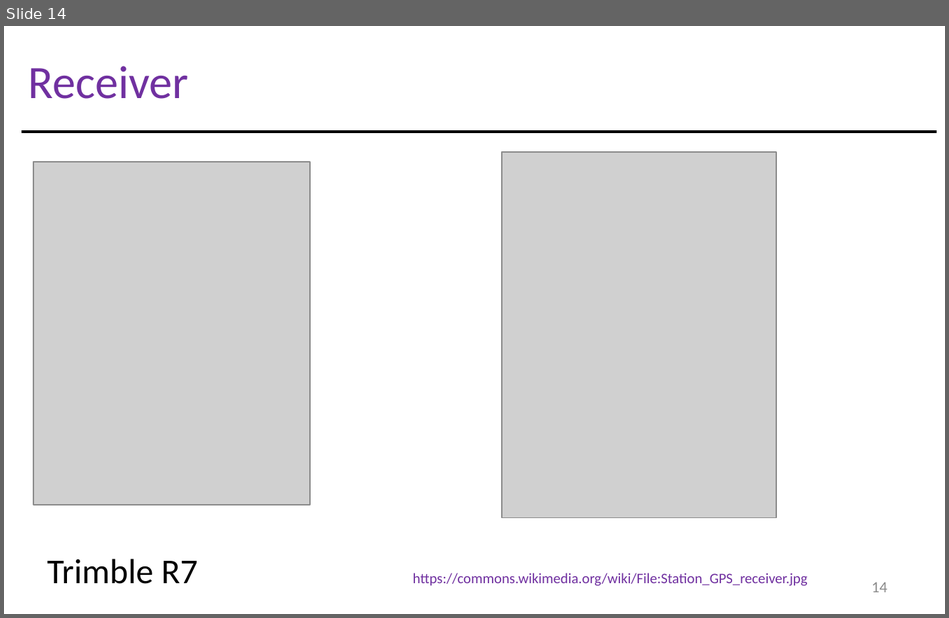
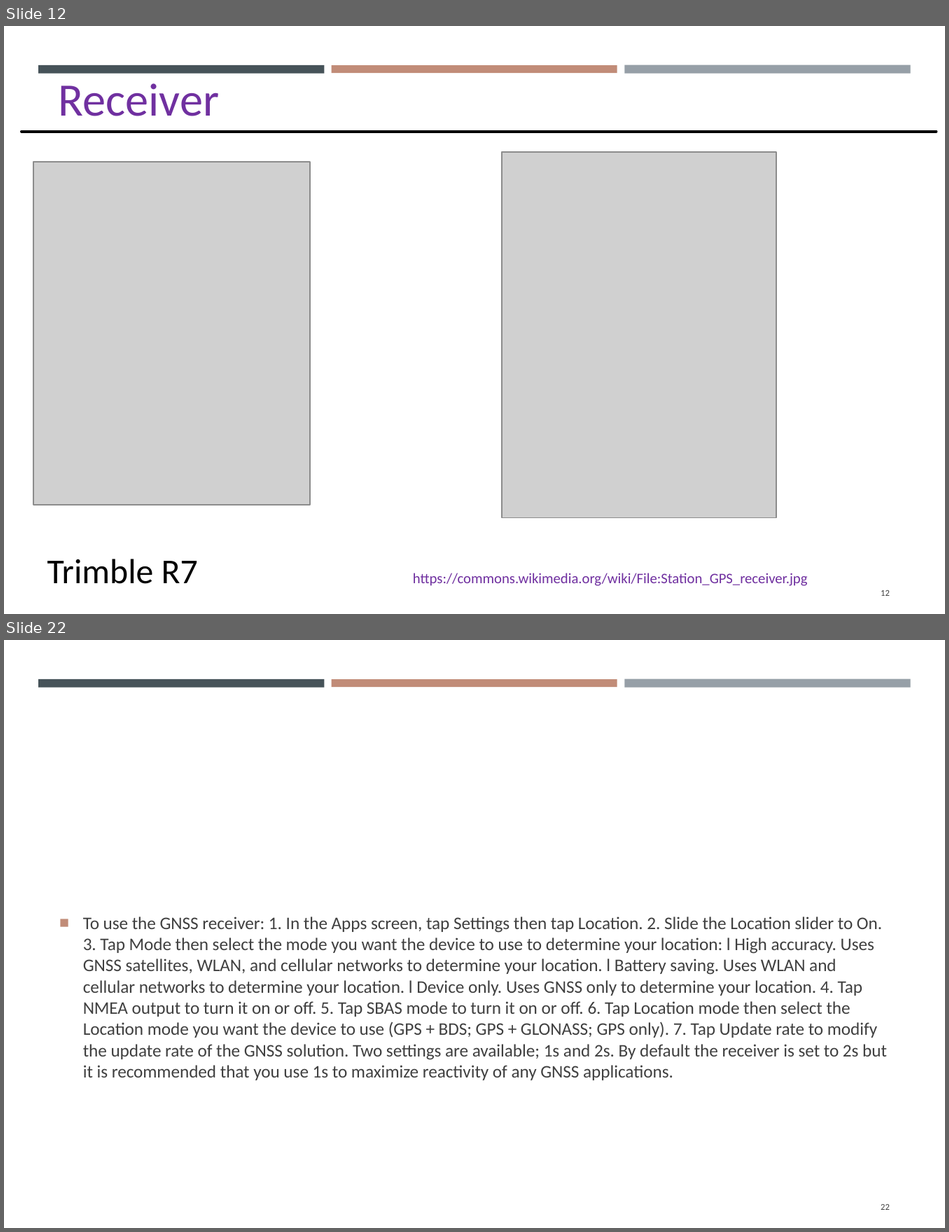
Before and after one commit to gisynw/Field_Techniques, a slide deck: docs/Lectures/Week06/Lecture05_GEOG3319_Receivers.pptx. Shown one above the other, each under a label of ours: slide 14 before the commit, slides 12 and 22 after it; the slides between them are not shown. The pictures are 949x618 and 949x1232 pixels, drawn with LibreOffice and Linux fonts; fonts in the diff are those of the drawing; grey boxes stand for pictures. Boxes give left, top, right and bottom in pixels: in the first picture for what was removed or moved away, otherwise in the second. Text is boxed around its words. In the diff, an @@ line names an element or a change of style, - is before the commit and + after.

```diff
--- a/docs/Lectures/Week06/Lecture05_GEOG3319_Receivers.pptx
+++ b/docs/Lectures/Week06/Lecture05_GEOG3319_Receivers.pptx
@@ slide 22 added at [4,640,945,1228], background #FFFFFF; not listed: 3 template elements that a slide beside it also shows @@
@@ text added at [83,916,887,1080], 12.2 pt, text #404040 @@
+■ To use the GNSS receiver: 1. In the Apps screen, tap Settings then tap Location. 2. Slide the Location slider to On. 3. Tap Mode then select the mode you want the device to use to determine your location: l High accuracy. Uses GNSS satellites, WLAN, and cellular networks to determine your location. l Battery saving. Uses WLAN and cellular networks to determine your location. l Device only. Uses GNSS only to determine your location. 4. Tap NMEA output to turn it on or off. 5. Tap SBAS mode to turn it on or off. 6. Tap Location mode then select the Location mode you want the device to use (GPS + BDS; GPS + GLONASS; GPS only). 7. Tap Update rate to modify the update rate of the GNSS solution. Two settings are available; 1s and 2s. By default the receiver is set to 2s but it is recommended that you use 1s to maximize reactivity of any GNSS applications.
@@ page number added at [880,1204,890,1210], 6.1 pt, text #404040 @@
+22
@@ what was slide 14 is now slide 12 @@
@@ slide 12 changed as well @@
@@ rectangle added at [38,66,324,74], fill #465359 @@
@@ text "Receiver": place and size @@
-text "Receiver" at [28,66,189,99]
+text "Receiver" at [59,83,220,116]
@@ rectangle added at [331,66,616,73], fill #C18C78 @@
@@ rectangle added at [625,64,910,73], fill #969FA7 @@
@@ line (22, 132) - (936, 132): stroke #000000 2 pt to #000000 1.75 pt @@
@@ page number at [880,590,890,596]: text changed; size 10.8 to 6.1 pt; text colour #8C8C8C to #404040 @@
-14
+12
```
Also in this commit, not shown: 6 other slides changed, 18 other slides added, 23 slides removed.
